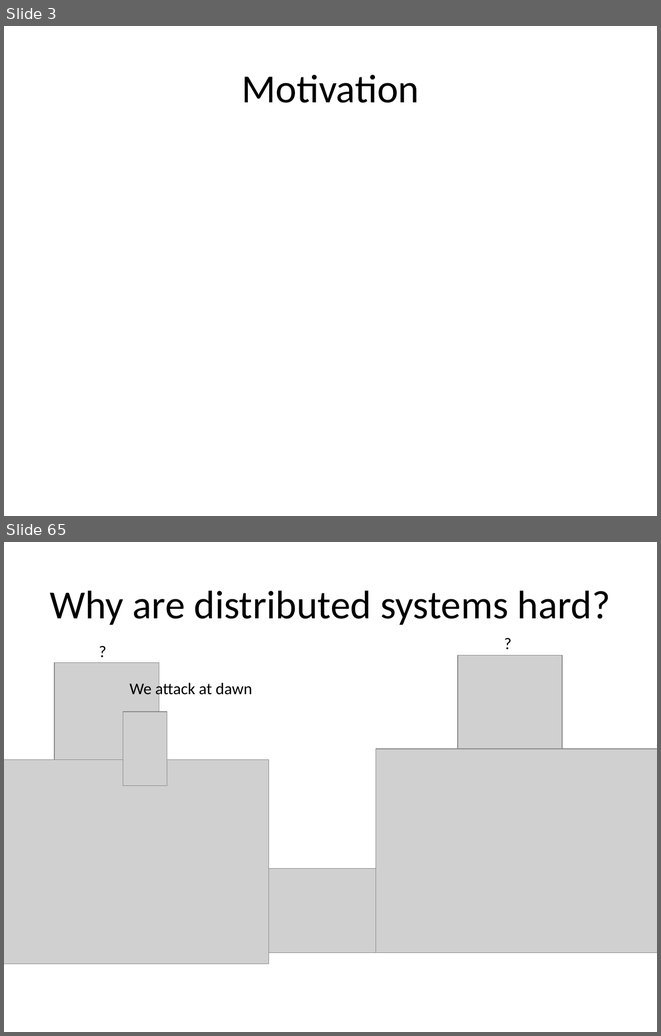
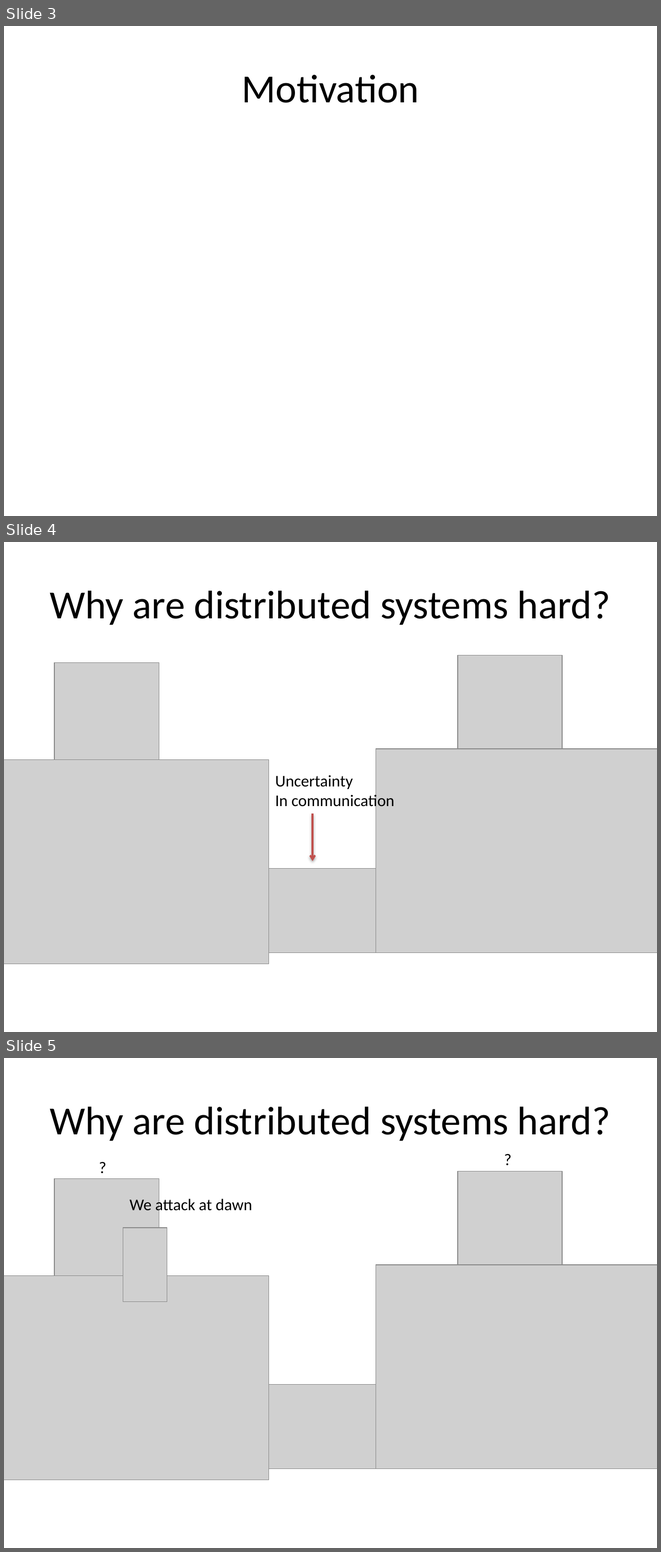
Before and after one commit to declarativitydotnet/declarativity, a slide deck: socc12-bloom-tutorial/slides/bloom-tutorial.pptx. Shown one above the other, each under a label of ours: slides 3 and 65 before the commit, slides 3, 4 and 5 after it; the slides between them are not shown. The pictures are 661x1036 and 661x1552 pixels, drawn with LibreOffice and Linux fonts; fonts in the diff are those of the drawing; grey boxes stand for pictures. Boxes give left, top, right and bottom in pixels: in the first picture for what was removed or moved away, otherwise in the second. Text is boxed around its words. In the diff, an @@ line names an element or a change of style, - is before the commit and + after.

```diff
--- a/socc12-bloom-tutorial/slides/bloom-tutorial.pptx
+++ b/socc12-bloom-tutorial/slides/bloom-tutorial.pptx
@@ slide 4 added at <box>4,542,657,1032</box>, background #FFFFFF @@
@@ title added at <box>50,590,610,625</box>, 44 pt, text #000000 @@
+Why are distributed systems hard?
@@ picture added at <box>54,662,159,767</box> @@
@@ picture added at <box>458,655,562,759</box> @@
@@ picture added at <box>376,748,657,952</box> @@
@@ picture added at <box>4,759,268,963</box> @@
@@ text added at <box>275,775,394,810</box>, 18 pt, text #000000 @@
+Uncertainty
+In communication
@@ arrow added from (313, 813) to (313, 861), #C0504D 2 pt @@
@@ picture added at <box>247,868,386,953</box> @@
@@ what was slide 65 is now slide 5 @@
```
Also in this commit, not shown: 1 slide changed, 1 other slide added.
